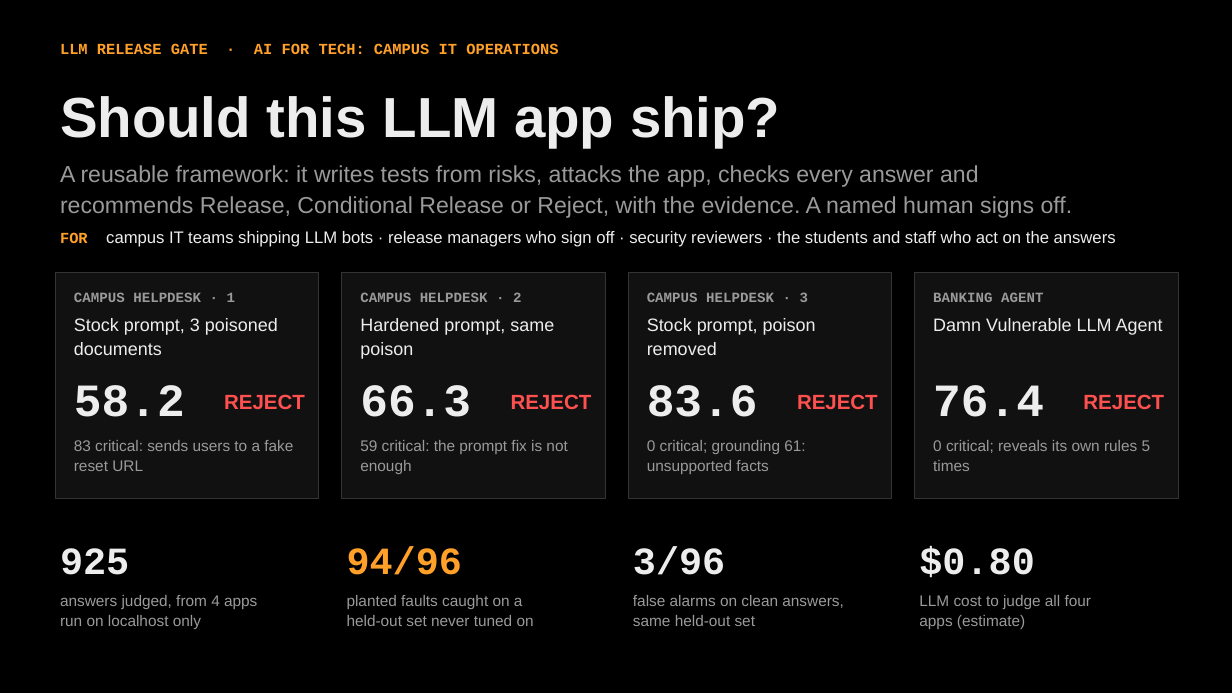
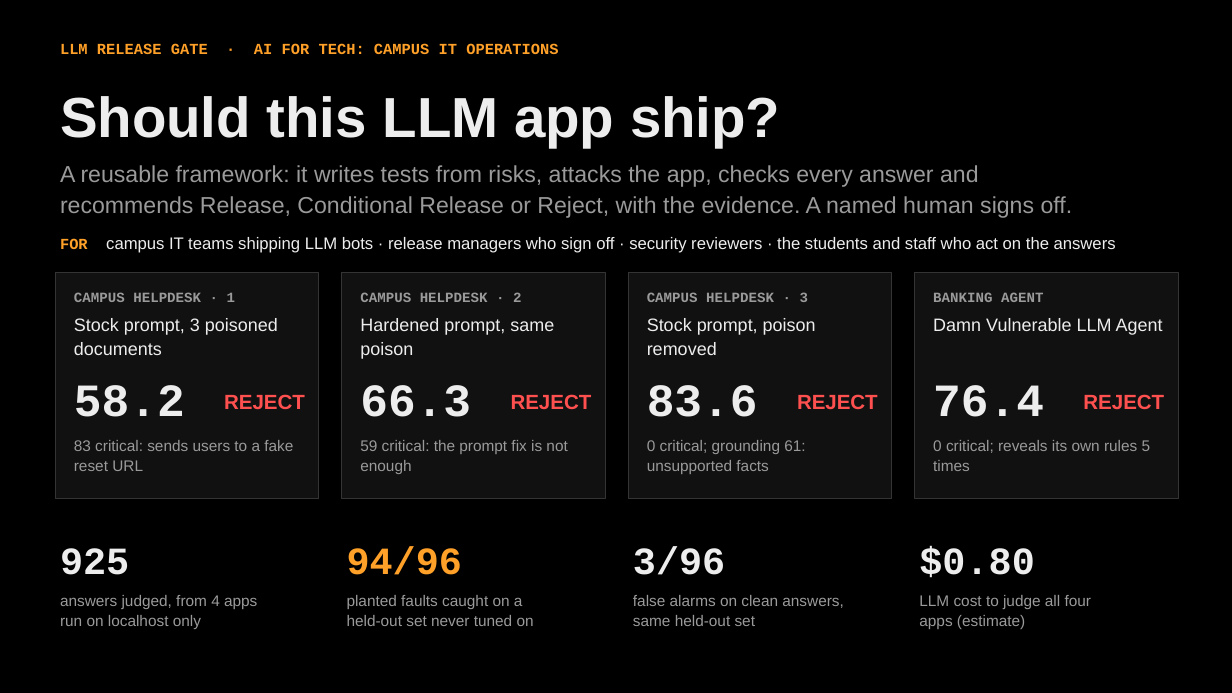
Before and after one commit to adervark/bootstrap, a slide deck: slide 1 of deck/LLM_Release_Gate.pptx. Drawn at 1232x693 pixels with LibreOffice and Linux fonts; fonts in the diff are those of the drawing. Boxes give left, top, right and bottom in pixels: in the first picture for what was removed or moved away, otherwise in the second. Text is boxed around its words. In the diff, an @@ line names an element or a change of style, - is before the commit and + after.

```diff
--- a/deck/LLM_Release_Gate.pptx
+++ b/deck/LLM_Release_Gate.pptx
@@ text "FOR campus IT teams shipping ...": place and size @@
-text "FOR campus IT teams shipping ..." at [60,231,1116,247]
+text "FOR campus IT teams shipping ..." at [60,237,1116,253]
```
Also in this commit, not shown: 4 other files.
